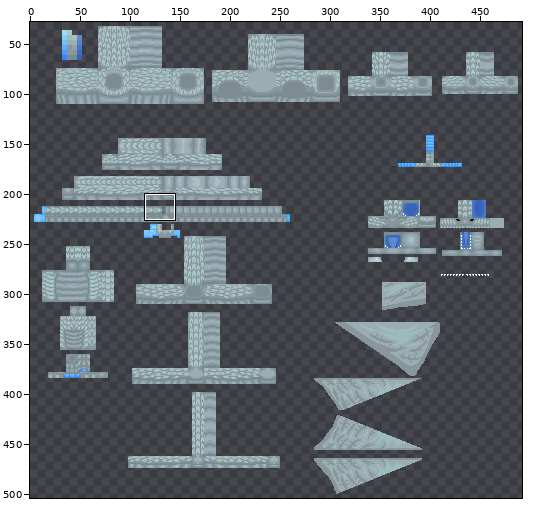
File history of a sprite sheet, waterdragon/textures/pure_water_dragon/waterdragon_pure_water_dragon.png. Above: a wide view before the commit, with the close-up outlined.
Close-up. First the earlier version:
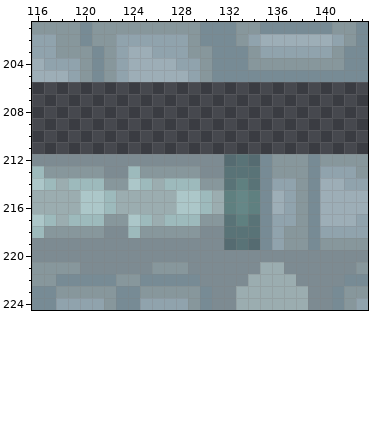
The file is 512x512 pixels. Colours within 5 levels of each other are drawn and written as one. Shown: x 116..143, y 201..224. The wide view leaves out empty margins.
Now the later version:
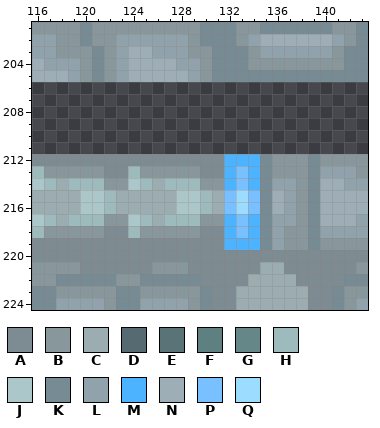
Palette (. is transparent): A #7d8b92  B #87979c  C #9badb0  D #556b71  E #597377  F #5f8080  G #658787  H #9dbabc  J #acc7c9  K #778b95  L #90a3ad  M #4bb3ff  N #9daeb7  P #78c0ff  Q #9bdcff
Change:
@@ x 130..136 @@
 211 .......
-212 AADEDKB
-213 AAEEEKB
-214 BBEFEKL
-215 HCFGFKN
-216 HCFGFKN
-217 BBEFEKL
-218 AAEEEKL
-219 AADEDKL
+212 AAMMMKB
+213 AAMPMKB
+214 BBMPMKL
+215 HCPQPKN
+216 HCPQPKN
+217 BBMPMKL
+218 AAMPMKL
+219 AAMMMKL
 220 AAAAAAA
Changed places in both close-ups, as pixel boxes (x1, y1, x2, y2):
changed: (224, 154, 260, 250)
